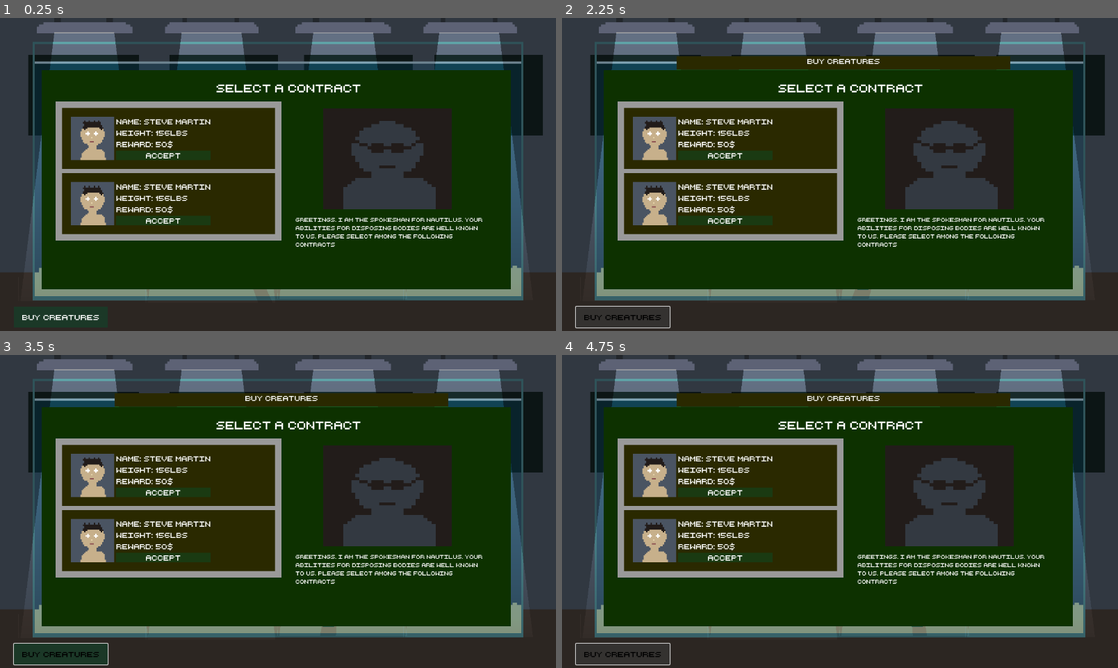
Above: before the commit, frames 1-4 (two rows, left to right).
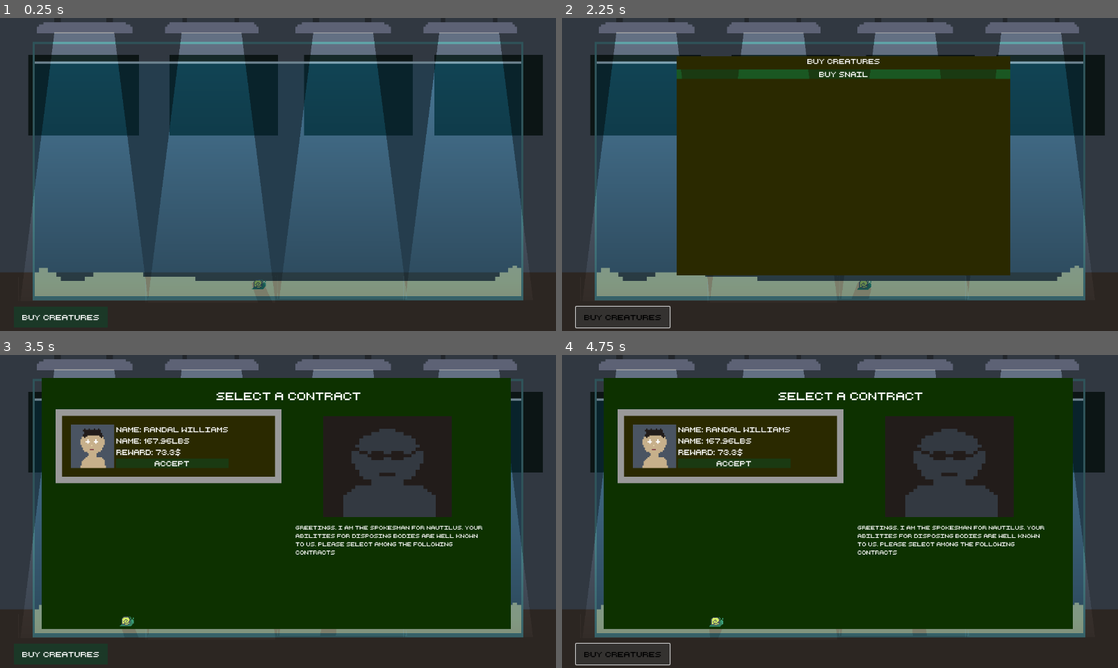
Above: after the commit, the same moments.

Repository: adrientremblay/ld56
Game: Godot game, scene res://scenes/game_screen.tscn
The game is run twice, just before and just after one commit, with the same random seed, the same clock (stepped at 60 frames per second) and the same inputs.
Inputs (mouse positions are in pixels of both pictures, inside the frame that each line leads up to):
- Up to frame 1 (0.25 s): no input
- Up to frame 2 (2.25 s): click (723, 155) at 0.5 s, where only the run before the commit has a clickable "Accept"; click (723, 155) at 1.25 s, where only the run before the commit has a clickable "Accept"; click "Buy Creatures" at 2 s
- Up to frame 3 (3.5 s): click "buy snail" at 2.75 s
- Up to frame 4 (4.75 s): click "Buy Creatures" at 3.5 s; click "Buy Creatures" at 4.25 s

The runs differ from the first frame. In frame 1, 57% of the frame differs, in the area x 7-92%, y 16-87%; in frame 2, 47%; in frame 3, 34%; in frame 4, 33%.

Commit message:
Basic contract generation

Diff:
--- /dev/null
+++ b/scenes/ContractMenu.gd
@@ -0,0 +1,32 @@
+extends Panel
+
+var LOWER_WEIGHT_BOUND = 120.0
+var UPPER_WEIGHT_BOUND = 200.0
+var FIRST_NAMES = ["Michael", "Bill", "Steve", "Randal", "Mary", "Angela"]
+var LAST_NAMES = ["Smith", "Tremblay", "Deforges", "Williams"]
+var MIN_REWARD = 25.0
+var MAX_REWARD = 100.0
+
+@onready var contract_vbox: VBoxContainer = $VBoxContainer/CorpsePanelContainer/MarginContainer/ContractVBox
+@export var contract_scene: PackedScene
+
+var rng = RandomNumberGenerator.new()
+
+func _onready():
+	self.visible = false
+
+func _on_new_contract_timer_timeout() -> void:
+	# add a new contract to the list
+	generateNewContract()
+	# make the menu visible
+	self.visible = true
+
+func generateNewContract():
+	var weight = snapped(rng.randf_range(LOWER_WEIGHT_BOUND, UPPER_WEIGHT_BOUND), 0.01)
+	var first_name = FIRST_NAMES[rng.randi_range(0, FIRST_NAMES.size()-1)]
+	var last_name = LAST_NAMES[rng.randi_range(0, LAST_NAMES.size()-1)]
+	var reward = snapped(rng.randf_range(MIN_REWARD, MAX_REWARD), 0.01)
+
+	var new_contract: Contract = contract_scene.instantiate()
+	new_contract.construct(first_name + " " + last_name, weight, reward)
+	contract_vbox.add_child(new_contract)
--- /dev/null
+++ b/scenes/contract.tscn
@@ -0,0 +1,50 @@
+[gd_scene load_steps=3 format=3 uid="uid://83gh73m2e22b"]
+
+[ext_resource type="Script" path="res://scripts/contract.gd" id="1_dpepd"]
+[ext_resource type="Texture2D" uid="uid://cl0rk16lfiknc" path="res://assets/art/corpse_icon_1.png" id="1_n48q1"]
+
+[node name="Contract" type="PanelContainer"]
+light_mask = 0
+script = ExtResource("1_dpepd")
+
+[node name="MarginContainer" type="MarginContainer" parent="."]
+light_mask = 0
+layout_mode = 2
+theme_override_constants/margin_left = 20
+theme_override_constants/margin_top = 20
+theme_override_constants/margin_right = 20
+theme_override_constants/margin_bottom = 20
+
+[node name="HBoxContainer" type="HBoxContainer" parent="MarginContainer"]
+light_mask = 0
+layout_mode = 2
+
+[node name="TextureRect" type="TextureRect" parent="MarginContainer/HBoxContainer"]
+light_mask = 0
+custom_minimum_size = Vector2(100, 100)
+layout_mode = 2
+texture = ExtResource("1_n48q1")
+
+[node name="VBoxContainer" type="VBoxContainer" parent="MarginContainer/HBoxContainer"]
+light_mask = 0
+layout_mode = 2
+
+[node name="NameLabel" type="Label" parent="MarginContainer/HBoxContainer/VBoxContainer"]
+light_mask = 0
+layout_mode = 2
+text = "Name: Steve Martin"
+
+[node name="WeightLabel" type="Label" parent="MarginContainer/HBoxContainer/VBoxContainer"]
+light_mask = 0
+layout_mode = 2
+text = "Weight: 156lbs"
+
+[node name="RewardLabel" type="Label" parent="MarginContainer/HBoxContainer/VBoxContainer"]
+light_mask = 0
+layout_mode = 2
+text = "Reward: 50$"
+
+[node name="Button" type="Button" parent="MarginContainer/HBoxContainer/VBoxContainer"]
+light_mask = 0
+layout_mode = 2
+text = "Accept"
--- a/scenes/game_screen.gd
+++ b/scenes/game_screen.gd
@@ -1,6 +1,10 @@
 extends Node2D
 
 @export var landCreatureScene: PackedScene
+@onready var contract_menu = $UI/ContractMenu
+
+func _ready() -> void:
+	contract_menu.visible = false
 
 func _on_buy_snail_pressed() -> void:
 	var creature = landCreatureScene.instantiate()
--- a/scenes/game_screen.tscn
+++ b/scenes/game_screen.tscn
@@ -8,7 +8,8 @@
 [ext_resource type="Texture2D" uid="uid://by5yr2j6yd8xi" path="res://assets/art/light_texture.png" id="4_lrlsq"]
 [ext_resource type="Script" path="res://scenes/UI.gd" id="4_sfu83"]
 [ext_resource type="Texture2D" uid="uid://dpi5tefilv2my" path="res://assets/art/spokesman.png" id="7_5muyo"]
-[ext_resource type="Texture2D" uid="uid://cl0rk16lfiknc" path="res://assets/art/corpse_icon_1.png" id="7_w30cl"]
+[ext_resource type="Script" path="res://scenes/ContractMenu.gd" id="8_u3xyv"]
+[ext_resource type="PackedScene" uid="uid://83gh73m2e22b" path="res://scenes/contract.tscn" id="10_j63wu"]
 
 [sub_resource type="NavigationPolygon" id="NavigationPolygon_w865j"]
 vertices = PackedVector2Array(91, 622, 96, 584, 141, 610, 1181, 622, 177, 610, 1131, 610, 1175, 584, 280, 586, 455, 610)
@@ -136,11 +137,14 @@
 
 [node name="ContractMenu" type="Panel" parent="UI"]
 light_mask = 0
+layout_mode = 0
 offset_left = 96.0
-offset_top = 120.0
+offset_top = 53.0
 offset_right = 1176.0
-offset_bottom = 624.0
-theme = ExtResource("4_gs2f0")
+offset_bottom = 630.0
+theme = ExtResource("4_gs2f0")
+script = ExtResource("8_u3xyv")
+contract_scene = ExtResource("10_j63wu")
 
 [node name="Title" type="Label" parent="UI/ContractMenu"]
 light_mask = 0
@@ -195,101 +199,14 @@
 theme_override_constants/margin_right = 15
 theme_override_constants/margin_bottom = 15
 
-[node name="VBoxContainer" type="VBoxContainer" parent="UI/ContractMenu/VBoxContainer/CorpsePanelContainer/MarginContainer"]
+[node name="ContractVBox" type="VBoxContainer" parent="UI/ContractMenu/VBoxContainer/CorpsePanelContainer/MarginContainer"]
 layout_mode = 2
 theme_override_constants/separation = 10
 
-[node name="PanelContainer" type="PanelContainer" parent="UI/ContractMenu/VBoxContainer/CorpsePanelContainer/MarginContainer/VBoxContainer"]
-light_mask = 0
-layout_mode = 2
-
-[node name="MarginContainer" type="MarginContainer" parent="UI/ContractMenu/VBoxContainer/CorpsePanelContainer/MarginContainer/VBoxContainer/PanelContainer"]
-light_mask = 0
-layout_mode = 2
-theme_override_constants/margin_left = 20
-theme_override_constants/margin_top = 20
-theme_override_constants/margin_right = 20
-theme_override_constants/margin_bottom = 20
-
-[node name="HBoxContainer" type="HBoxContainer" parent="UI/ContractMenu/VBoxContainer/CorpsePanelContainer/MarginContainer/VBoxContainer/PanelContainer/MarginContainer"]
-light_mask = 0
-layout_mode = 2
-
-[node name="TextureRect" type="TextureRect" parent="UI/ContractMenu/VBoxContainer/CorpsePanelContainer/MarginContainer/VBoxContainer/PanelContainer/MarginContainer/HBoxContainer"]
-light_mask = 0
-custom_minimum_size = Vector2(100, 100)
-layout_mode = 2
-texture = ExtResource("7_w30cl")
-
-[node name="VBoxContainer" type="VBoxContainer" parent="UI/ContractMenu/VBoxContainer/CorpsePanelContainer/MarginContainer/VBoxContainer/PanelContainer/MarginContainer/HBoxContainer"]
-light_mask = 0
-layout_mode = 2
-
-[node name="Label" type="Label" parent="UI/ContractMenu/VBoxContainer/CorpsePanelContainer/MarginContainer/VBoxContainer/PanelContainer/MarginContainer/HBoxContainer/VBoxContainer"]
-light_mask = 0
-layout_mode = 2
-text = "Name: Steve Martin"
-
-[node name="Label2" type="Label" parent="UI/ContractMenu/VBoxContainer/CorpsePanelContainer/MarginContainer/VBoxContainer/PanelContainer/MarginContainer/HBoxContainer/VBoxContainer"]
-light_mask = 0
-layout_mode = 2
-text = "Weight: 156lbs"
-
-[node name="Label3" type="Label" parent="UI/ContractMenu/VBoxContainer/CorpsePanelContainer/MarginContainer/VBoxContainer/PanelContainer/MarginContainer/HBoxContainer/VBoxContainer"]
-light_mask = 0
-layout_mode = 2
-text = "Reward: 50$"
-
-[node name="Button" type="Button" parent="UI/ContractMenu/VBoxContainer/CorpsePanelContainer/MarginContainer/VBoxContainer/PanelContainer/MarginContainer/HBoxContainer/VBoxContainer"]
-light_mask = 0
-layout_mode = 2
-text = "Accept"
-
-[node name="PanelContainer2" type="PanelContainer" parent="UI/ContractMenu/VBoxContainer/CorpsePanelContainer/MarginContainer/VBoxContainer"]
-light_mask = 0
-layout_mode = 2
-
-[node name="MarginContainer" type="MarginContainer" parent="UI/ContractMenu/VBoxContainer/CorpsePanelContainer/MarginContainer/VBoxContainer/PanelContainer2"]
-light_mask = 0
-layout_mode = 2
-theme_override_constants/margin_left = 20
-theme_override_constants/margin_top = 20
-theme_override_constants/margin_right = 20
-theme_override_constants/margin_bottom = 20
-
-[node name="HBoxContainer" type="HBoxContainer" parent="UI/ContractMenu/VBoxContainer/CorpsePanelContainer/MarginContainer/VBoxContainer/PanelContainer2/MarginContainer"]
-light_mask = 0
-layout_mode = 2
-
-[node name="TextureRect" type="TextureRect" parent="UI/ContractMenu/VBoxContainer/CorpsePanelContainer/MarginContainer/VBoxContainer/PanelContainer2/MarginContainer/HBoxContainer"]
-light_mask = 0
-custom_minimum_size = Vector2(100, 100)
-layout_mode = 2
-texture = ExtResource("7_w30cl")
-
-[node name="VBoxContainer" type="VBoxContainer" parent="UI/ContractMenu/VBoxContainer/CorpsePanelContainer/MarginContainer/VBoxContainer/PanelContainer2/MarginContainer/HBoxContainer"]
-light_mask = 0
-layout_mode = 2
-
-[node name="Label" type="Label" parent="UI/ContractMenu/VBoxContainer/CorpsePanelContainer/MarginContainer/VBoxContainer/PanelContainer2/MarginContainer/HBoxContainer/VBoxContainer"]
-light_mask = 0
-layout_mode = 2
-text = "Name: Steve Martin"
-
-[node name="Label2" type="Label" parent="UI/ContractMenu/VBoxContainer/CorpsePanelContainer/MarginContainer/VBoxContainer/PanelContainer2/MarginContainer/HBoxContainer/VBoxContainer"]
-light_mask = 0
-layout_mode = 2
-text = "Weight: 156lbs"
-
-[node name="Label3" type="Label" parent="UI/ContractMenu/VBoxContainer/CorpsePanelContainer/MarginContainer/VBoxContainer/PanelContainer2/MarginContainer/HBoxContainer/VBoxContainer"]
-light_mask = 0
-layout_mode = 2
-text = "Reward: 50$"
-
-[node name="Button" type="Button" parent="UI/ContractMenu/VBoxContainer/CorpsePanelContainer/MarginContainer/VBoxContainer/PanelContainer2/MarginContainer/HBoxContainer/VBoxContainer"]
-light_mask = 0
-layout_mode = 2
-text = "Accept"
+[node name="NewContractTimer" type="Timer" parent="."]
+wait_time = 3.0
+autostart = true
 
 [connection signal="pressed" from="UI/CreatureButton" to="UI" method="_on_creature_button_pressed"]
 [connection signal="pressed" from="UI/CreatureMenu/BoxContainer/BuySnail" to="." method="_on_buy_snail_pressed"]
+[connection signal="timeout" from="NewContractTimer" to="UI/ContractMenu" method="_on_new_contract_timer_timeout"]
--- /dev/null
+++ b/scripts/contract.gd
@@ -0,0 +1,18 @@
+class_name Contract extends PanelContainer
+
+var person_name
+var weight
+var reward
+
+@onready var name_label : Label = $MarginContainer/HBoxContainer/VBoxContainer/NameLabel
+@onready var weight_label = $MarginContainer/HBoxContainer/VBoxContainer/WeightLabel
+@onready var reward_label = $MarginContainer/HBoxContainer/VBoxContainer/RewardLabel
+
+func construct(person_name, weight, reward):
+	self.person_name = person_name
+	self.weight = weight
+	self.reward = reward
+
+	$MarginContainer/HBoxContainer/VBoxContainer/NameLabel.text = "Name: " + person_name
+	$MarginContainer/HBoxContainer/VBoxContainer/WeightLabel.text = "Name: " + str(weight) + "lbs"
+	$MarginContainer/HBoxContainer/VBoxContainer/RewardLabel.text = "Reward: " + str(reward) + "$"
Not shown: 1 places in scenes/game_screen.tscn that only renumber resources
